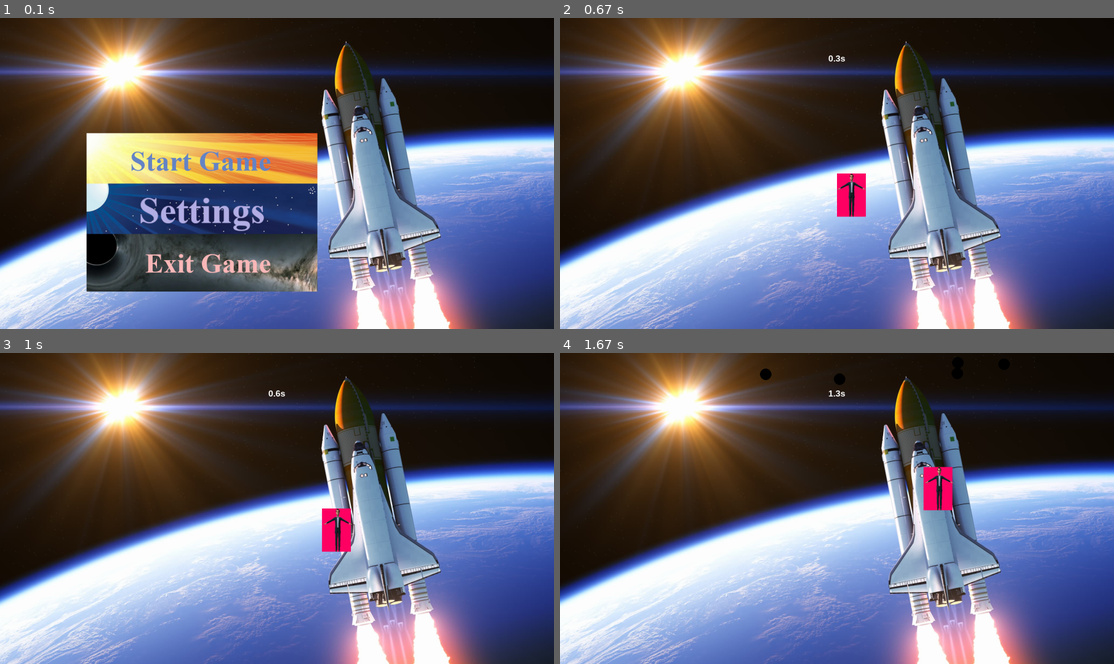
Above: before the commit, frames 1-4 (two rows, left to right).
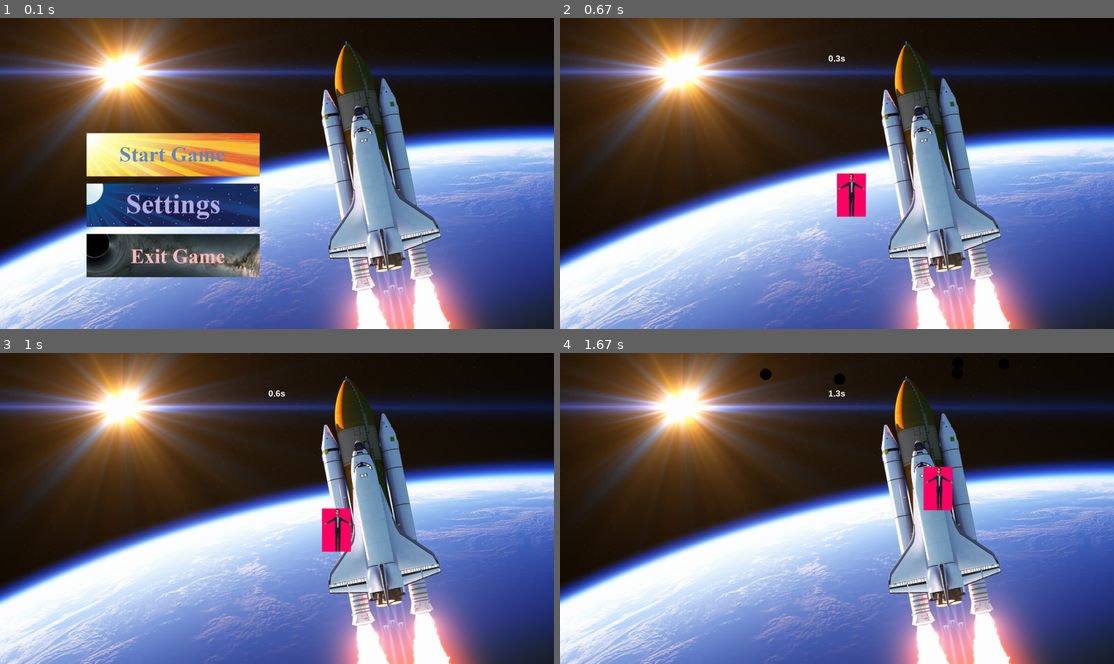
Above: after the commit, the same moments.

Repository: Minkema/PO5_informatica_pygame
Game: pygame game, started from first game/main.py
The game is run twice, just before and just after one commit, with the same random seed, the same clock (stepped at 60 frames per second) and the same inputs.
Inputs (mouse positions are in pixels of both pictures, inside the frame that each line leads up to):
- Up to frame 1 (0.1 s): no input
- Up to frame 2 (0.67 s): click (731, 154) at 0.38 s
- Up to frame 3 (1 s): hold D from 0.67 s (still down); move the mouse to (282, 530) at 0.7 s
- Up to frame 4 (1.67 s): release D at 1.13 s; hold W 1.17-1.47 s; hold D from 1.5 s (still down)

The runs differ from the first frame. In frame 1, 14% of the frame differs, in the area x 15-58%, y 36-88%; in frame 2, nothing differs; in frame 3, nothing differs; in frame 4, nothing differs.

Commit message:
Update button.py

Diff:
--- a/first game/button.py
+++ b/first game/button.py
@@ -6,6 +6,7 @@
         #Dit is de functie die wordt gecalled automatisch als je een nieuwe instance maakt. Hier moeten een paar standaard waarden worden gegeven.
         def __init__(self, x, y, image):
             self.image = image
+            self.image = pygame.transform.scale(self.image, (600, 150))
             self.rect = self.image.get_rect()
             self.rect.topleft = (x, y)
             self.Clicked = False
